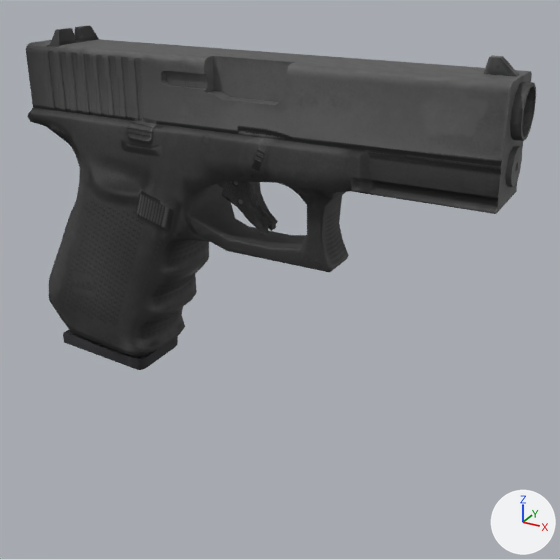
Renders of the OBJ model FPS/FPS/Assets/Weapons/pistol/pistol_000040.obj from each side of a commit.
Rendered twice from a 50 mm camera at (0.572, -0.929, 0.39) aimed at (0.023, 0.068, -0.108). The axes (+X, +Y, +Z) are drawn at lower right. The lights are the same throughout. Where no turn or scale is listed for an object, it has been applied to the vertices.
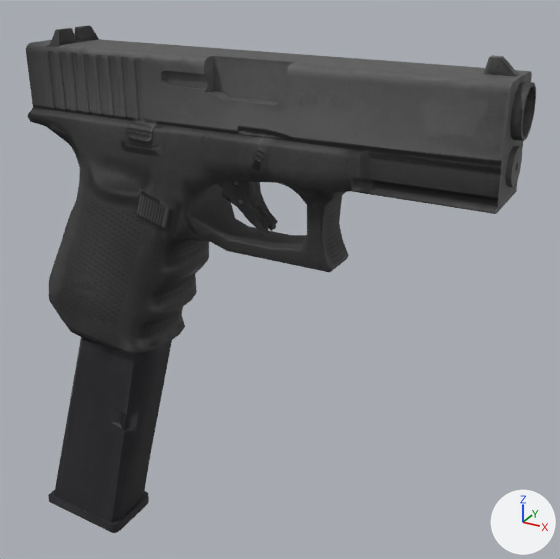
The newer file is also rescaled (x0.829), turned or shifted as a whole; pictures and numbers use the older file's frame.

Where the change shows, as pixel boxes [x1, y1, x2, y2] in the pictures (560 x 559 px):
```json
{"object": "Object003", "change": "mesh moved", "before": [63, 330, 178, 370], "after": [48, 337, 172, 533]}
```

Scene script edits in JSON lines:
```json
{"block": "me_object003", "where": "me_object003.from_pydata(...)  # 114 vertices, 122 faces; spans x -0.34..-0.072, y -0.057..0.053, z -0.268..0.145"}
{"block": "me_object003", "where": "# used by ob_object003; location = (0.0, 0.0, 0.0)"}
{"block": "me_object003", "change": "me_object003 part 1: the whole mesh is moved by (-0.097, 0.0, -0.387)"}
```
